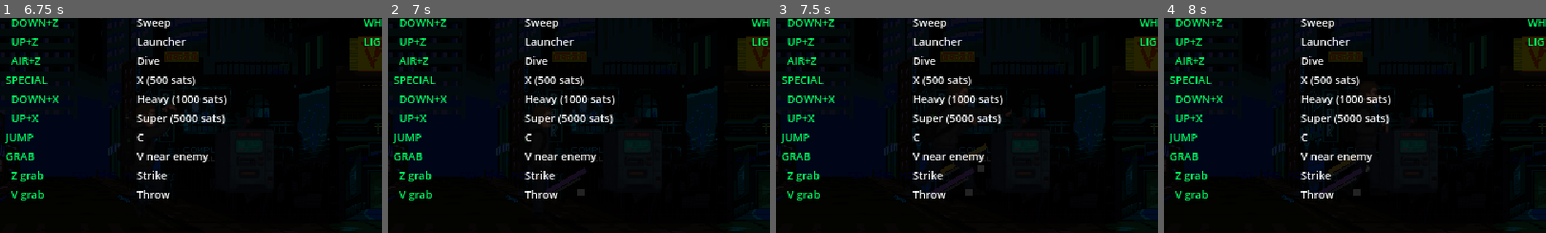
Above: before the commit, frames 1-4 (left to right).
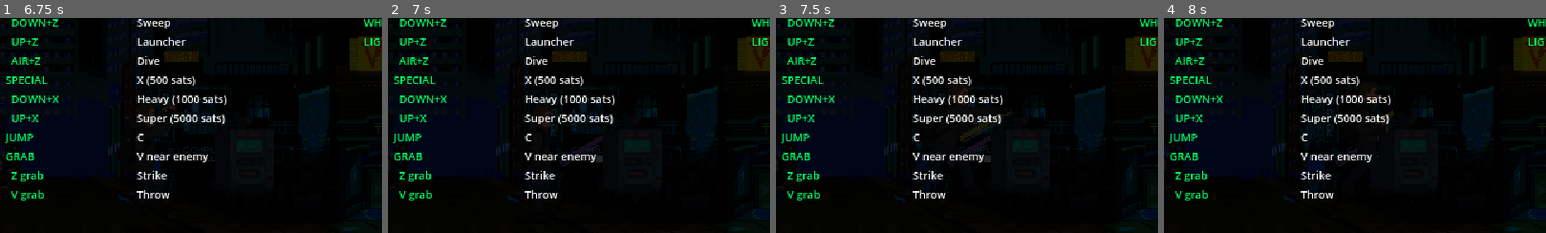
Above: after the commit, the same moments.

Repository: satsdisco/the-last-node-godot
Game: Godot game, scene res://scenes/ui/title_screen.tscn
Two runs of this game, one before a commit and one after it. Both use one fixed random seed, a clock stepped at 60 frames per second and the inputs below.
Inputs (mouse positions are % of the whole screen's width and height, from its top left):
- Up to frame 1 (6.75 s): tap Enter at 0.5, 5.1 s; move the mouse to (72, 45) at 0.52 s; hold D (move_right) 0.53-1.28 s; tap Z (attack) at 0.6, 2.3, 2.85, 4.55 s; click (72, 45) at 0.67 s; tap C (jump) at 0.77, 1.52, 3.02, 3.77, 4.52, 6.02 s; tap V (grab) at 0.8, 1.35, 3.05, 3.6, 5.3 s; move the mouse to (30, 55) at 1.27 s; hold S (move_down) 1.28-2.03 s; tap X (special) at 1.55, 2.1, 3.8, 4.35, 6.05 s; tap Space at 2 s; move the mouse to (60, 28) at 2.02 s; hold D (move_right) 2.03-2.78 s; move the mouse to (45, 70) at 2.77 s; hold W (move_up) 2.78-3.53 s; click (45, 70) at 2.92 s; move the mouse to (80, 65) at 3.52 s; hold A (move_left) 3.53-5.03 s; move the mouse to (20, 35) at 4.27 s; move the mouse to (55, 50) at 5.02 s; hold S (move_down) 5.03-5.78 s; click (55, 50) at 5.17 s; move the mouse to (35, 25) at 5.77 s; hold D (move_right) 5.78-6.53 s; tap Keypad Enter at 5.85 s; move the mouse to (72, 45) at 6.52 s; hold W (move_up) from 6.53 s (still down); tap P at 6.6 s
- Up to frame 2 (7 s): keep holding W (move_up); tap C (jump) at 6.77 s; tap Z (attack) at 6.8 s
- Up to frame 3 (7.5 s): tap Enter at 7.25 s; move the mouse to (30, 55) at 7.27 s; release W (move_up) at 7.28 s; hold D (move_right) from 7.28 s (still down); tap Z (attack) at 7.35 s; click (30, 55) at 7.42 s
- Up to frame 4 (8 s): keep holding D (move_right); tap C (jump) at 7.52 s; tap V (grab) at 7.55 s
The pictures show only the part of the screen within x 7-57%, y 36-86%; the shares and areas given below are measured in that part.

Frame 1 is identical in both runs. In frame 2, 0.6% of the frame differs, in the area x 41-57%, y 54-83%; in frame 3, 0.9%, in the area x 40-60%, y 44-84%; in frame 4, 0.5%.

Commit message:
Fix combat visuals + floor bounds for new sprite sizes
- Hard Y clamp (275-345) prevents walking on buildings
- Slash arc now spawns from character's hands (y=-50, offset forward)
- Hitbox collision at chest height (y=-50) instead of feet (y=-20)
- Hit sparks, damage numbers all raised to match sprite height
- All combat VFX now originate from the character body, not below it

Co-Authored-By: Claude Opus 4.6 (1M context) <noreply@anthropic.com>

Diff:
--- a/scripts/player.gd
+++ b/scripts/player.gd
@@ -78,7 +78,7 @@
 	var shape = RectangleShape2D.new()
 	shape.size = Vector2(attack_range, 20)
 	col.shape = shape
-	col.position = Vector2(attack_range / 2.0, -20)
+	col.position = Vector2(attack_range / 2.0, -50)
 	col.name = "HitboxShape"
 	hitbox_area.add_child(col)
 
@@ -186,6 +186,9 @@
 	_update_visuals()
 	move_and_slide()
 
+	# Hard clamp to walkable area (safety net)
+	global_position.y = clampf(global_position.y, 275, 345)
+
 # ==== STATE HANDLERS ====
 
 func _get_input_dir() -> Vector2:
@@ -384,7 +387,7 @@
 		dmg = int(dmg * 1.5)
 
 	# Slash visual
-	CombatJuice.slash_arc(get_parent(), global_position + Vector2(0, -22), facing, range_px, slash_color)
+	CombatJuice.slash_arc(get_parent(), global_position + Vector2(facing * 16, -50), facing, range_px, slash_color)
 
 	# Hit all enemies in range (CLEAVE)
 	var hit_any = false
@@ -410,8 +413,8 @@
 
 		enemy.take_hit(dmg, facing)
 		hit_any = true
-		CombatJuice.hit_sparks(get_parent(), enemy.global_position + Vector2(0, -20), slash_color)
-		CombatJuice.damage_number(get_parent(), enemy.global_position + Vector2(0, -30), dmg)
+		CombatJuice.hit_sparks(get_parent(), enemy.global_position + Vector2(0, -50), slash_color)
+		CombatJuice.damage_number(get_parent(), enemy.global_position + Vector2(0, -60), dmg)
 
 		# Launcher pops enemy up
 		if dir_mode == "launcher" and enemy.has_method("pop_up"):
@@ -497,8 +500,8 @@
 		return
 	var dmg = int(base_damage * 1.5)
 	grabbed_enemy.take_hit(dmg, facing)
-	CombatJuice.hit_sparks(get_parent(), grabbed_enemy.global_position + Vector2(0, -20))
-	CombatJuice.damage_number(get_parent(), grabbed_enemy.global_position + Vector2(0, -30), dmg)
+	CombatJuice.hit_sparks(get_parent(), grabbed_enemy.global_position + Vector2(0, -50))
+	CombatJuice.damage_number(get_parent(), grabbed_enemy.global_position + Vector2(0, -60), dmg)
 	CombatJuice.hitstop(get_tree(), 0.05)
 
 	# Cleave: hit nearby enemies too
@@ -566,7 +569,7 @@
 				enemy.take_hit(10, facing)
 			if enemy.has_method("stun"):
 				enemy.stun(800)
-			CombatJuice.hit_sparks(get_parent(), enemy.global_position + Vector2(0, -20), Color(0, 1, 0.4))
+			CombatJuice.hit_sparks(get_parent(), enemy.global_position + Vector2(0, -50), Color(0, 1, 0.4))
 			_spawn_invalid_mark(enemy.global_position + Vector2(0, -40))
 
 func do_special_2():
@@ -584,8 +587,8 @@
 		if global_position.distance_to(enemy.global_position) < 96:
 			if enemy.has_method("take_hit"):
 				enemy.take_hit(22, facing)
-			CombatJuice.hit_sparks(get_parent(), enemy.global_position + Vector2(0, -20), Color(1, 0.6, 0), 8)
-			CombatJuice.damage_number(get_parent(), enemy.global_position + Vector2(0, -30), 22, Color(1, 0.6, 0))
+			CombatJuice.hit_sparks(get_parent(), enemy.global_position + Vector2(0, -50), Color(1, 0.6, 0), 8)
+			CombatJuice.damage_number(get_parent(), enemy.global_position + Vector2(0, -60), 22, Color(1, 0.6, 0))
 
 func do_super():
 	# Consensus — screen flash + sequential orbital hits
@@ -630,8 +633,8 @@
 
 			if enemy.has_method("take_hit"):
 				enemy.take_hit(40, facing)
-			CombatJuice.hit_sparks(get_parent(), enemy.global_position + Vector2(0, -20), Color(1, 0.6, 0), 10)
-			CombatJuice.damage_number(get_parent(), enemy.global_position + Vector2(0, -30), 40, Color(1, 0.6, 0))
+			CombatJuice.hit_sparks(get_parent(), enemy.global_position + Vector2(0, -50), Color(1, 0.6, 0), 10)
+			CombatJuice.damage_number(get_parent(), enemy.global_position + Vector2(0, -60), 40, Color(1, 0.6, 0))
 			CombatJuice.shake(get_viewport().get_camera_2d(), 4.0, 0.08)
 		)
 		i += 1
